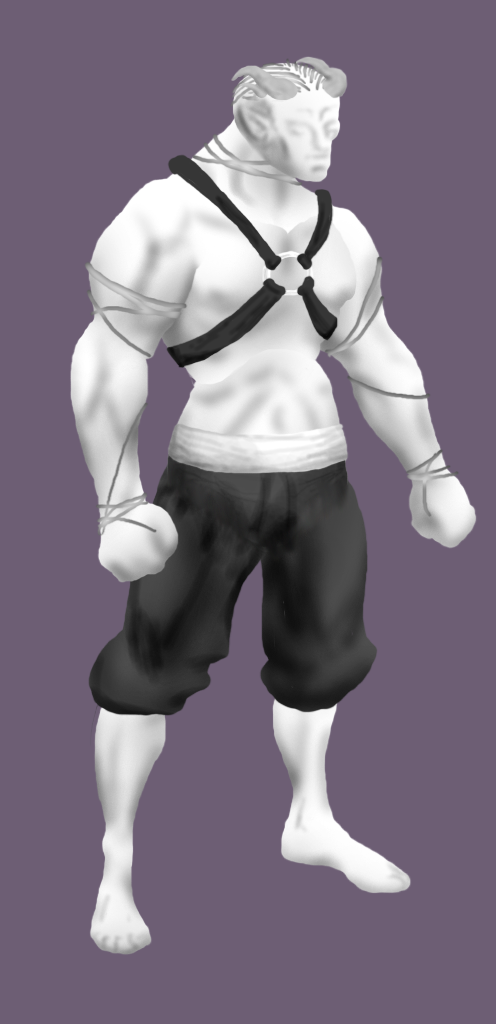
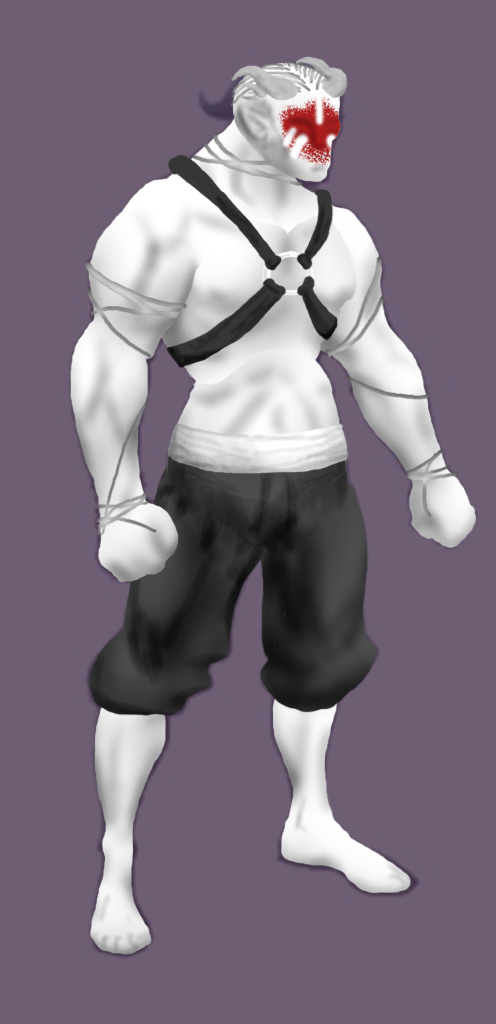
Two versions of the same layered image (496px x 1024px). Layer-by-layer changes:
added group "Vitaar" with 1 layers above "Hair" over [277, 94, 341, 168]
added layer "Vitaar1" in group "Vitaar" over [277, 94, 341, 168]
showed "Reference" over [68, 61, 479, 960]
